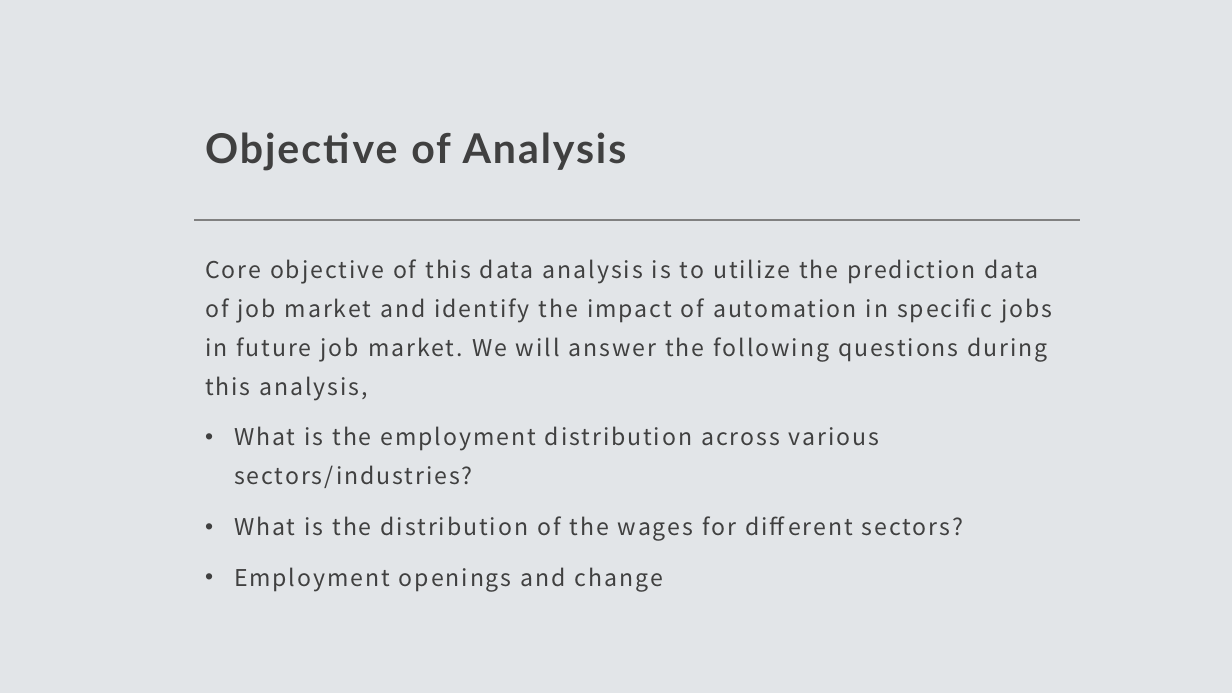
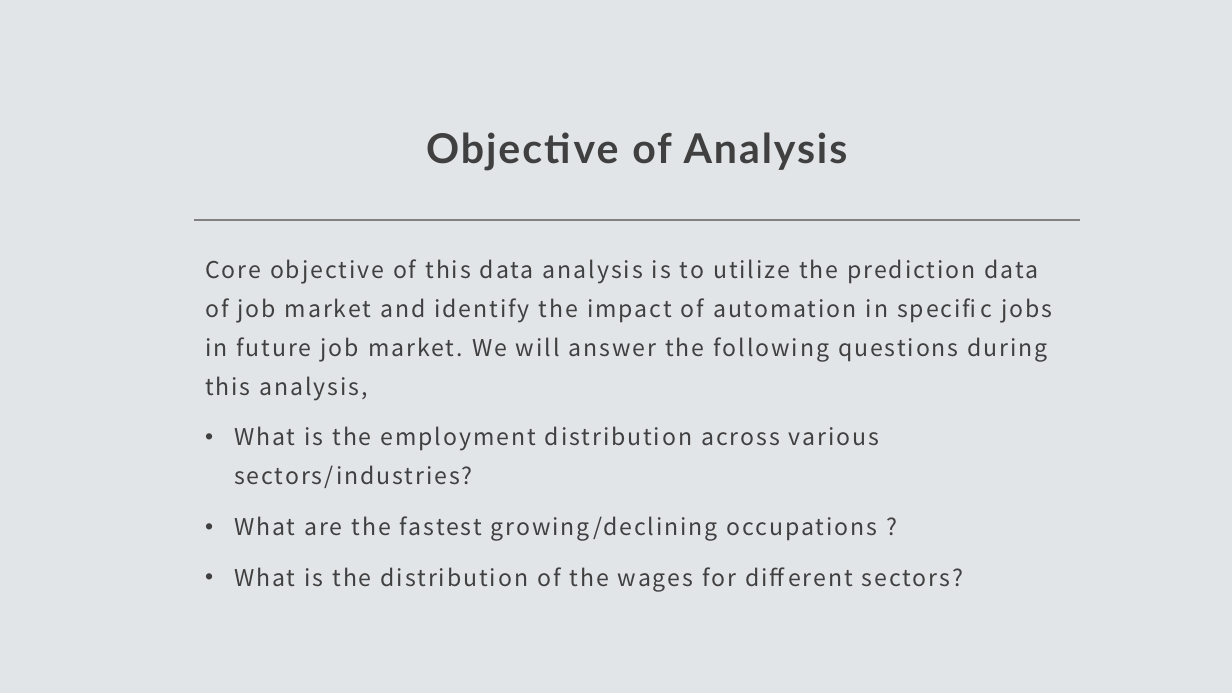
Before and after one commit to vinaya-kusuma/Project1, a slide deck: slide 3 of Project1.pptx (slide 2 before the commit). Drawn at 1232x693 pixels with LibreOffice and Linux fonts; fonts in the diff are those of the drawing. Boxes give left, top, right and bottom in pixels: in the first picture for what was removed or moved away, otherwise in the second. Text is boxed around its words. In the diff, an @@ line names an element or a change of style, - is before the commit and + after.

Commit message:
Updated the ppt slides for employment distribution

```diff
--- a/Project1.pptx
+++ b/Project1.pptx
@@ title "Objective of Analysis" at [426, 132, 848, 171]: alignment left to centre @@
@@ text at [234, 516, 878, 541]: paragraph added @@
+• What are the fastest growing/declining occupations ?
@@ text at [234, 567, 663, 591]: paragraph removed @@
-• Employment openings and change
```
Also in this commit, not shown: 2 other slides changed, 8 slides added, 2 slides removed.
